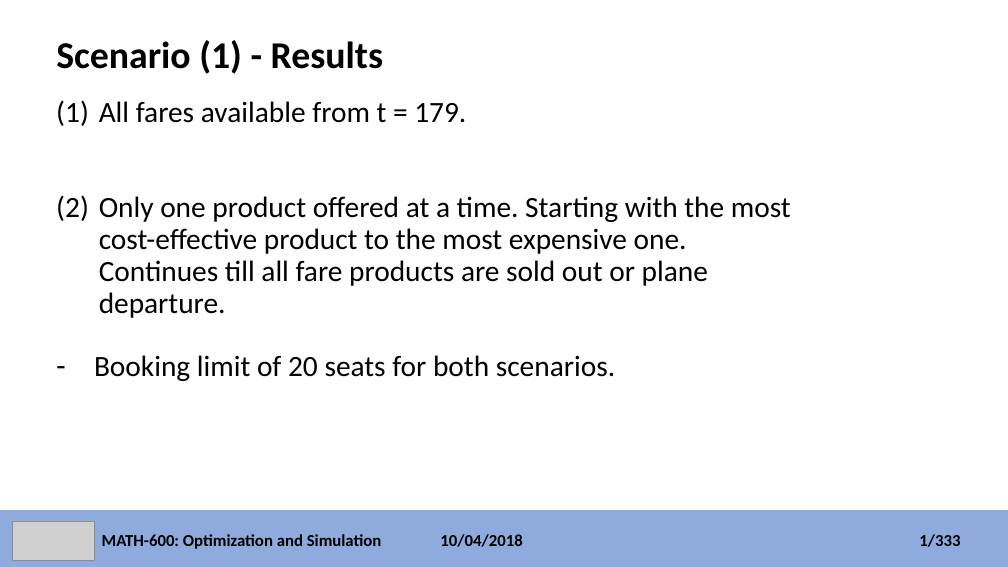
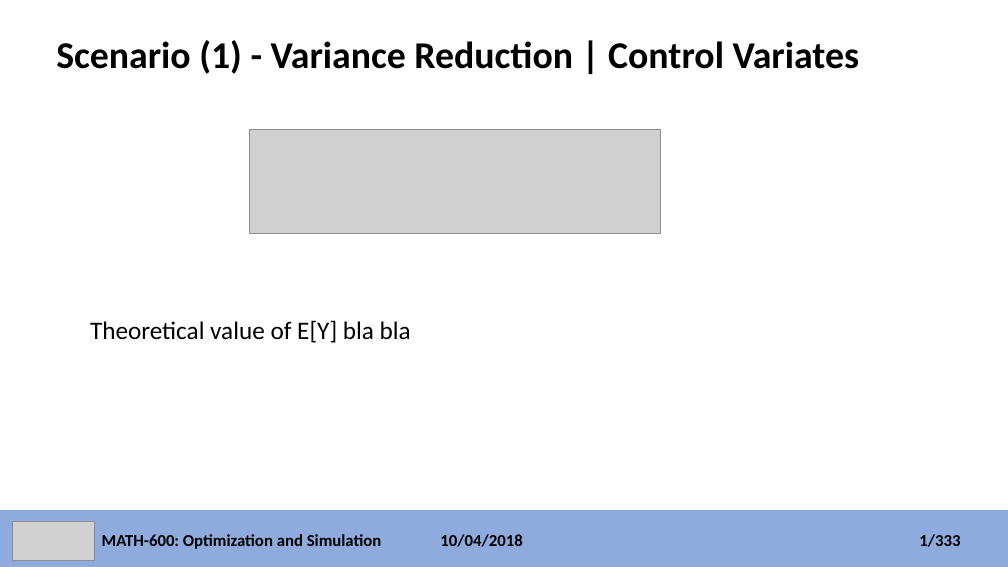
Before and after one commit to faymanns/simulation_and_optimization, a slide deck: slide 11 of simulation_project.pptx (slide 7 before the commit). Drawn at 1008x567 pixels with LibreOffice and Linux fonts; fonts in the diff are those of the drawing; grey boxes stand for pictures. Boxes give left, top, right and bottom in pixels: in the first picture for what was removed or moved away, otherwise in the second. Text is boxed around its words. In the diff, an @@ line names an element or a change of style, - is before the commit and + after.

Commit message:
presentation updated

```diff
--- a/simulation_project.pptx
+++ b/simulation_project.pptx
@@ title at (x1=56, y1=40, x2=860, y2=74): text changed @@
-Scenario (1) - Results
+Scenario (1) - Variance Reduction | Control Variates
@@ text removed at (x1=94, y1=101, x2=791, y2=381) @@
-(1) All fares available from t = 179.
-(2) Only one product offered at a time. Starting with the most cost-effective product to the most expensive one. Continues till all fare products are sold out or plane departure.
-– Booking limit of 20 seats for both scenarios.
@@ picture added at (x1=250, y1=130, x2=661, y2=234) @@
@@ text added at (x1=90, y1=320, x2=411, y2=343), 24 pt, text #000000 @@
+Theoretical value of E[Y] bla bla
```
Also in this commit, not shown: 7 other slides changed, 7 slides added.
